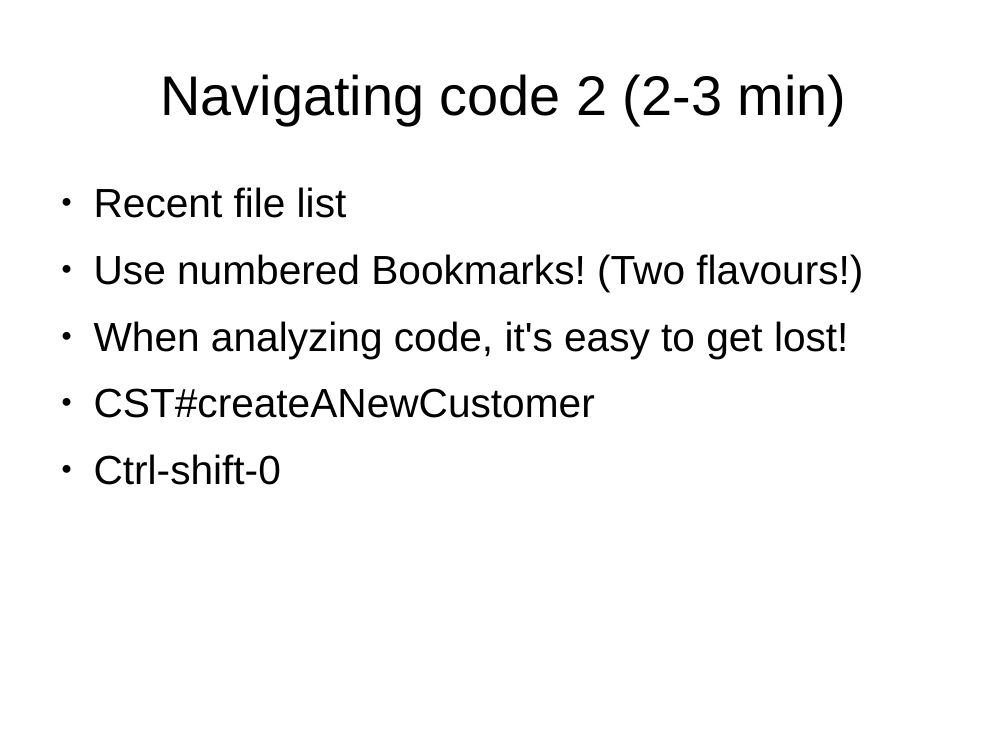
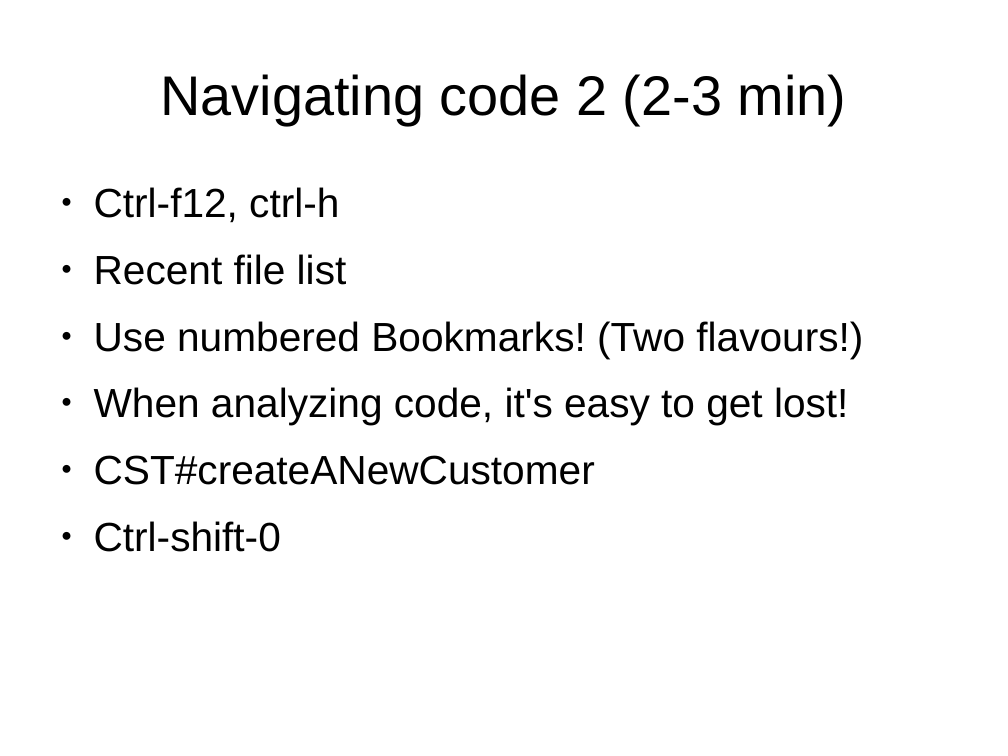
Before and after one commit to krosenvold/jz11, a slide deck: slide 4 of Jz11.odp. Drawn at 1008x756 pixels with LibreOffice and Linux fonts; fonts in the diff are those of the drawing. Boxes give left, top, right and bottom in pixels: in the first picture for what was removed or moved away, otherwise in the second. Text is boxed around its words. In the diff, an @@ line names an element or a change of style, - is before the commit and + after.

```diff
--- a/Jz11.odp
+++ b/Jz11.odp
@@ text at [94,187,339,223]: paragraph added @@
+● Ctrl-f12, ctrl-h
```
Also in this commit, not shown: 2 other slides changed.
